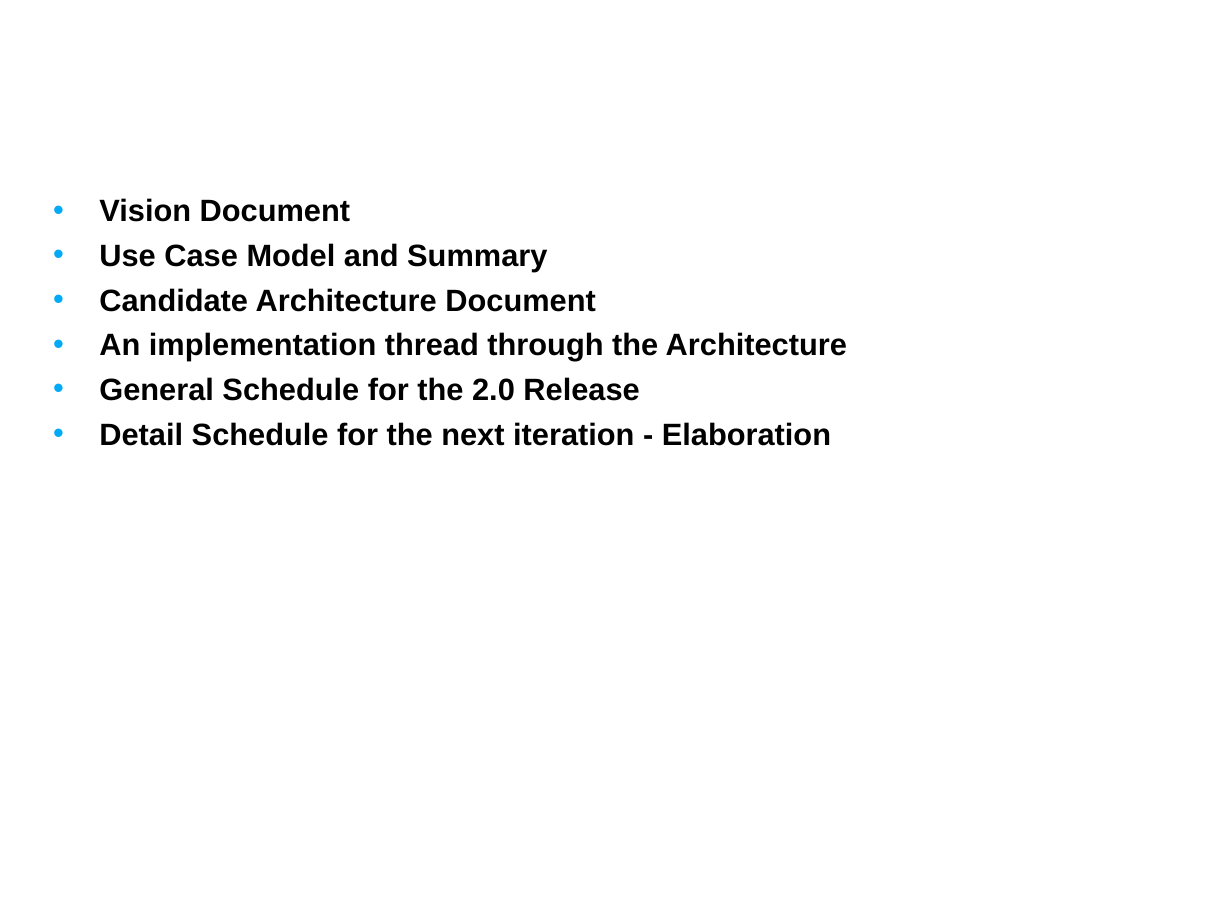
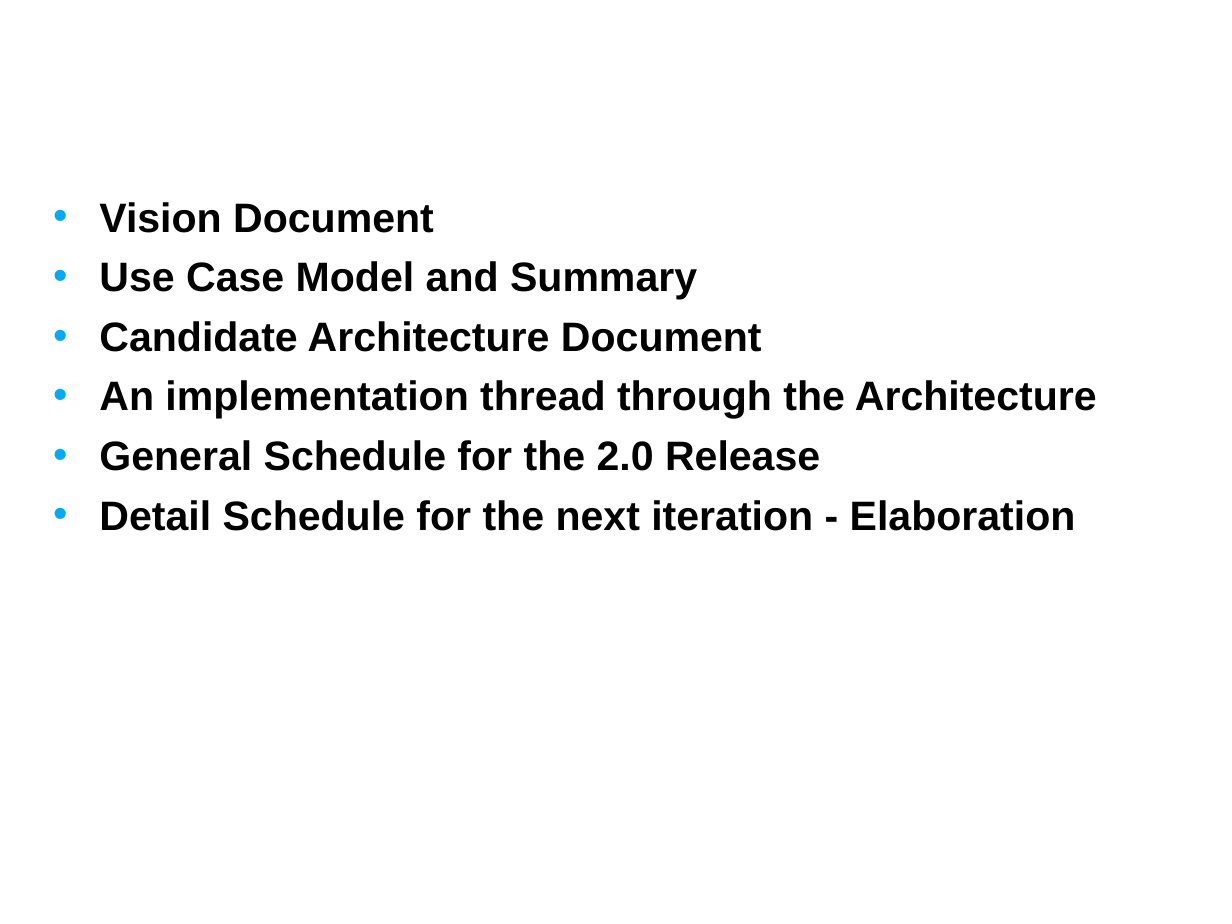
Before and after one commit to NCIP/caarray-docs, a slide deck: slide 7 of project_management/open_meetings/caArray User Community Meeting May 9.ppt (slide 5 before the commit). Drawn at 1232x924 pixels with LibreOffice and Linux fonts; fonts in the diff are those of the drawing; background and template pictures are left out. Boxes give left, top, right and bottom in pixels: in the first picture for what was removed or moved away, otherwise in the second. Text is boxed around its words. In the diff, an @@ line names an element or a change of style, - is before the commit and + after.

```diff
--- a/project_management/open_meetings/caArray User Community Meeting May 9.ppt
+++ b/project_management/open_meetings/caArray User Community Meeting May 9.ppt
@@ text "Vision Document" at [99,202,1097,531]: size 18 to 24 pt; more space between paragraphs @@
```
Also in this commit, not shown: 9 other slides changed, 12 slides added, 2 slides removed.
